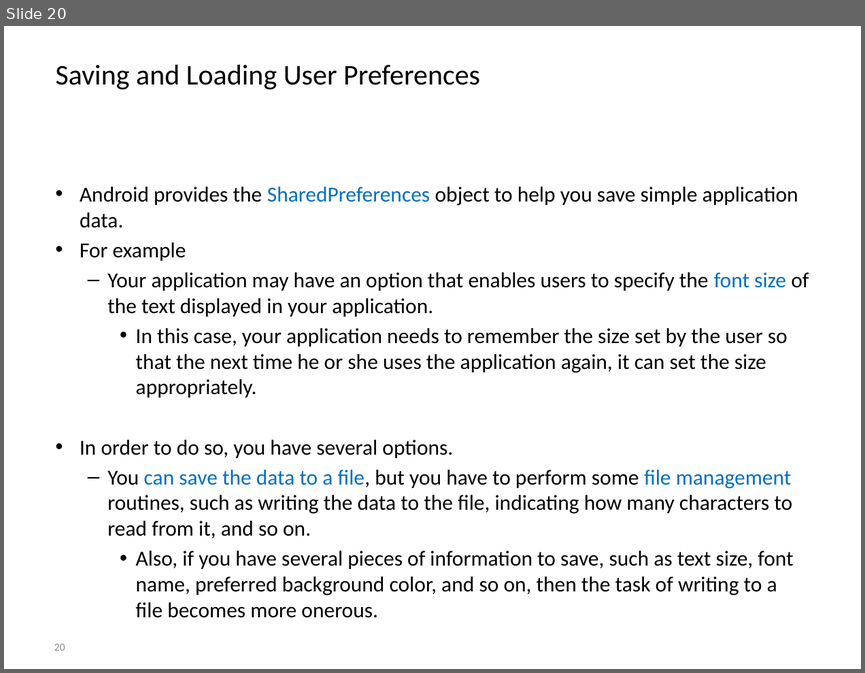
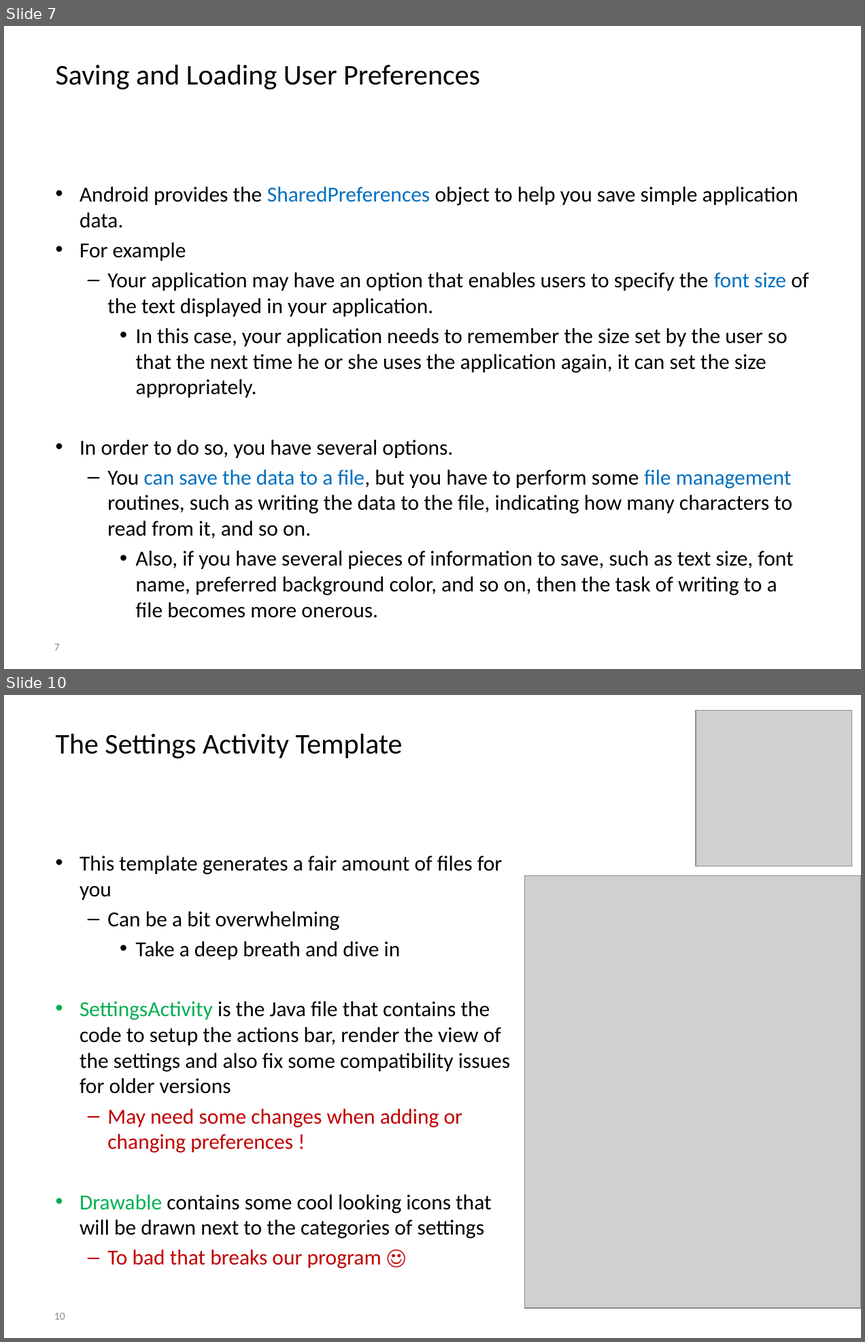
Before and after one commit to BioBoost/android_development_course, a slide deck: slides/chapter6_data_persistence.pptx. Shown one above the other, each under a label of ours: slide 20 before the commit, slides 7 and 10 after it; the slides between them are not shown. The pictures are 865x673 and 865x1342 pixels, drawn with LibreOffice and Linux fonts; fonts in the diff are those of the drawing; grey boxes stand for pictures; background and template pictures are left out. Boxes give left, top, right and bottom in pixels: in the first picture for what was removed or moved away, otherwise in the second. Text is boxed around its words. In the diff, an @@ line names an element or a change of style, - is before the commit and + after.

Commit message:
Add slides on preferences

```diff
--- a/slides/chapter6_data_persistence.pptx
+++ b/slides/chapter6_data_persistence.pptx
@@ slide 10 added at [4,695,861,1338], background picture (left out) @@
@@ picture added at [696,711,851,866] @@
@@ title added at [56,733,402,759], 24 pt, text #000000 @@
+The Settings Activity Template
@@ text added at [79,855,510,1268], 18 pt, text #000000 @@
+• This template generates a fair amount of files for you
+  – Can be a bit overwhelming
+    • Take a deep breath and dive in
+• SettingsActivity is the Java file that contains the code to setup the actions bar, render the view of the settings and also fix some compatibility issues for older versions
+  – May need some changes when adding or changing preferences !
+• Drawable contains some cool looking icons that will be drawn next to the categories of settings
+  – To bad that breaks our program ☺
@@ picture added at [524,876,861,1308] @@
@@ page number added at [54,1312,65,1319], 9 pt, text #8C8C8C @@
+10
@@ what was slide 20 is now slide 7 @@
@@ page number at [54,643,60,650]: text changed @@
-20
+7
```
Also in this commit, not shown: 3 slides changed, 8 other slides added, 20 slides removed, 42 other files.
